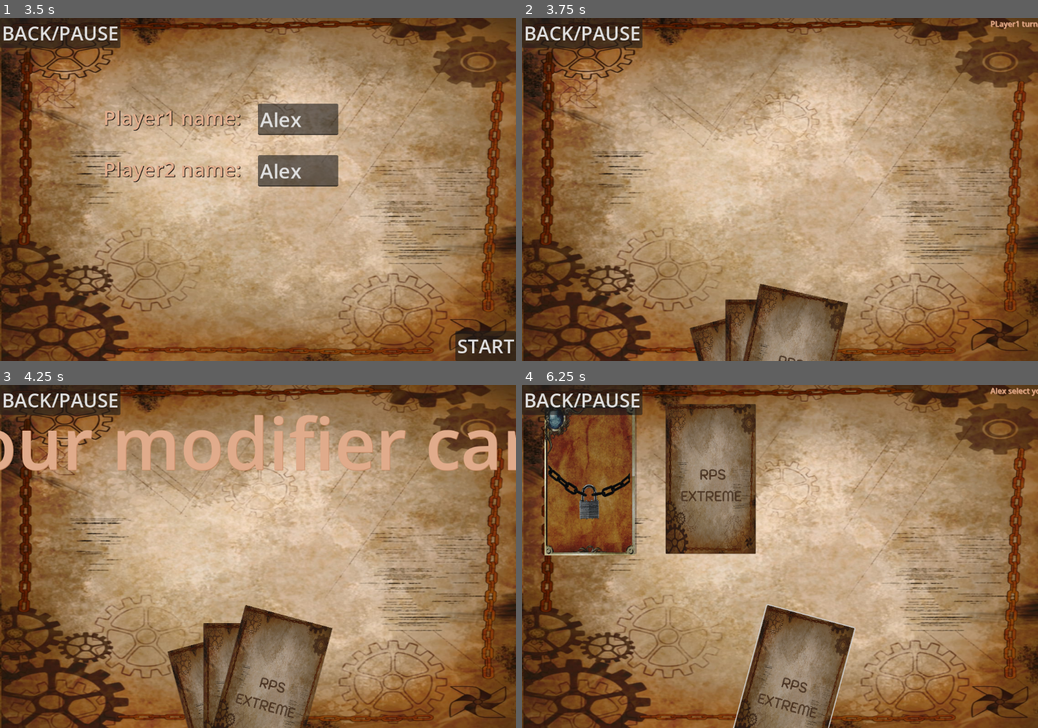
Above: before the commit, frames 1-4 (two rows, left to right).
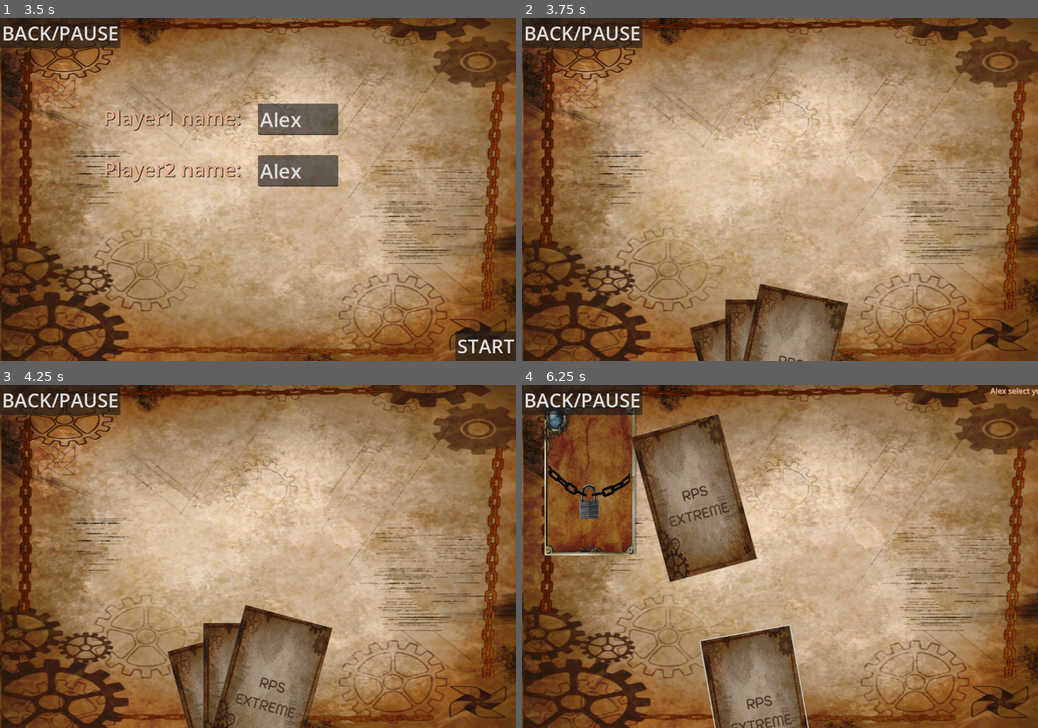
Above: after the commit, the same moments.

Repository: smkillerz777-star/RPS-Extreme
Game: Godot game, scene res://main_menu.tscn
Same seed, same stepped clock (60 frames per second), same inputs: the game is played once before the commit and once after it.
Inputs (mouse positions are in pixels of both pictures, inside the frame that each line leads up to):
- Up to frame 1 (3.5 s): click "PLAY" at 0.5 s; click (299, 120) at 1.27 s; type "Alex" at 1.35 s; click (299, 172) at 1.5 s; type "Alex" at 1.58 s; click "BACK/PAUSE" at 2 s; click "RESUME" at 2.75 s
- Up to frame 2 (3.75 s): click "START" at 3.5 s
- Up to frame 3 (4.25 s): no input
- Up to frame 4 (6.25 s): tap Enter at 4.25 s; move the mouse to (893, 539) at 4.27 s; hold Right 4.28-5.03 s; tap Alt at 4.35, 5.85 s; click (893, 539) at 4.42 s; tap Space at 5 s; move the mouse to (676, 573) at 5.02 s; hold Down 5.03-5.78 s; tap Shift at 5.1 s; move the mouse to (831, 481) at 5.77 s; hold Right from 5.78 s (still down)

Frame 1 is identical in both runs. In frame 2, 0.1% of the frame differs, in the area x 90-100%, y 0-4%; in frame 3, 4.8%; in frame 4, 15%, in the area x 21-65%, y 5-100%.

Commit message:
fixed animation workflow issue
animations were overlapping and not working properly like 2nd player modifier card does not show sometimes fixed all of that by using tween callbacks and creating a frest tween at selection start

Diff:
--- a/rps-extreme/main_game.gd
+++ b/rps-extreme/main_game.gd
@@ -52,7 +52,14 @@
 			global.selected1 = selected
 			selected = []
 			selection_end(global.selected1)
-			current_cards = playable_cards2
+			tween.tween_callback(func() :
+				for card in current_cards:
+					card.visible = false
+				current_cards = playable_cards2
+				print("1")
+				print(current_cards)
+				for card in current_cards:
+					card.visible = true)
 			label_animation(global.player2+" turn",0.5)
 		else:
 			global.modifier1 = modifier
@@ -60,7 +67,7 @@
 			print(global.modifier1)
 			selection_end(global.modifier1)
 			label_animation(global.player2+" select your modifier card",0.5)
-		selection_start()
+		tween.tween_callback(selection_start)
 	else:
 		turn = 1
 		if(str(match_game)!="modifier_selection"):
@@ -68,8 +75,13 @@
 			selected = []
 			match_game+=1
 			selection_end(global.selected2)
+			tween.tween_callback(func() :
+				for card in current_cards:
+					card.visible = false
+					current_cards = playable_cards1
+				for card in current_cards:
+					card.visible = true)
 			mmatch()
-			current_cards = playable_cards1
 			$round.text = "Round: " + str(match_game)
 		else:
 			global.modifier2 = modifier
@@ -121,7 +133,14 @@
 	tween.tween_property(card,"scale:x",1.0,0.15)
 
 func selection_start():
+	tween.kill()
+	tween = create_tween()
 	var pos = Vector2.ZERO
+	for i in current_cards.size():
+		current_cards[i].rotation = (i-4)*5/180.0*PI
+		current_cards[i].position = Vector2(615,815)
+	print("2")
+	print(current_cards)
 	for i in current_cards.size():
 		pos.y = (i/4)*(340)+355
 		if i<4:
@@ -182,7 +201,7 @@
 		label_animation(global.player1 + " turn",0.5)
 		score1 = 0
 		score2 = 0
-		selection_start()
+		tween.tween_callback(selection_start)
 	else:
 		if(global.score1>global.score2):
 			global.winner = global.player1
@@ -194,7 +213,7 @@
 			label_animation(global.player1 + " turn",0.5)
 			score1 = 0
 			score2 = 0
-			selection_start()
+			tween.tween_callback(selection_start)
 
 func fight(element1,element2):
 	if(element1==0):
@@ -276,7 +295,7 @@
 	tween = create_tween()
 	cards_show()
 	label_animation(global.player1+" turn",0.5)
-	selection_start()
+	tween.tween_callback(selection_start)
 
 func _on_start_pressed() -> void:
 	if(($input1.text=="" or $input2.text=="") and (global.player1=="" or global.player2=="")):
@@ -296,18 +315,18 @@
 		current_cards = $modifiers.get_children()
 		cards_show()
 		label_animation(global.player1+" select your modifier card",0.5)
-		selection_start()
+		tween.tween_callback(selection_start)
 	else:
 		game_start()
 
 func  card_enable():
-	for i in current_cards.size():
-		current_cards[i].get_child(1).disabled = false
+	for card in current_cards:
+		card.get_child(1).disabled = false
 	card_enabled = true
 
 func  card_disable():
-	for i in current_cards.size():
-		current_cards[i].get_child(1).disabled = true
+	for card in current_cards:
+		card.get_child(1).disabled = true
 	card_enabled = false
 
 func print_description(winner,loser):
